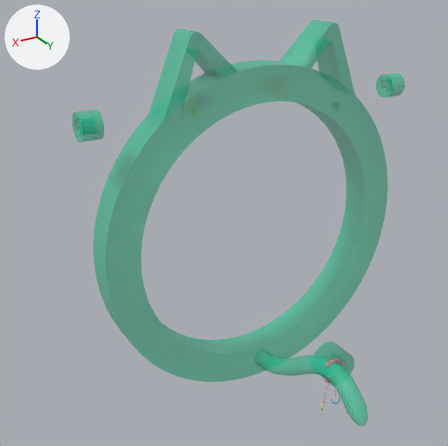
The FBX model oO-nyan/models/oO-nyan.fbx as it was, and as the next commit left it.
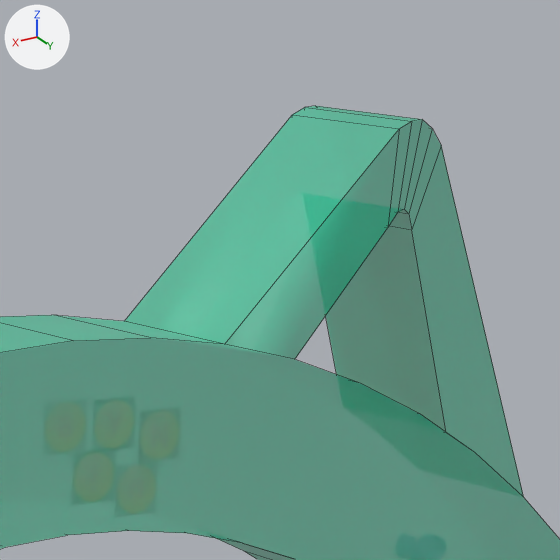
The first picture shows the older version from a 50 mm camera at (1.075, 1.584, 1.625) aimed at (0.153, 0.048, 0.856). The close-ups show both versions on the part from 57% to 81% of the width and 0% to 24% of the height of that picture; other places that the commit changed are outside them. The lights are fixed; the arrows at upper left show +X, +Y and +Z. The close-ups show mesh edges as thin lines. Where no turn or scale is listed for an object, it has been applied to the vertices.

The older version as bpy lines, for what is in view:
```python
mat_oo_hands_mat = bpy.data.materials.new('oo_hands_mat')
mat_oo_hands_mat.use_nodes = True; mat_oo_hands_mat.node_tree.nodes.clear()
_N = mat_oo_hands_mat.node_tree.nodes; _L = mat_oo_hands_mat.node_tree.links
n0 = _N.new('ShaderNodeBsdfPrincipled'); n0.name = 'Principled BSDF'
n1 = _N.new('ShaderNodeOutputMaterial'); n1.name = 'Material Output'
n2 = _N.new('ShaderNodeTexImage'); n2.name = 'Image Texture'
n2.image = img_oo_nyan_uv_png
n3 = _N.new('ShaderNodeTexImage'); n3.name = 'Image Texture.001'
n3.image = img_oo_nyan_uv_png
_L.new(n2.outputs[0], n0.inputs[0])  # 'Color' to 'Base Color'
_L.new(n3.outputs[0], n0.inputs[4])  # 'Color' to 'Alpha'
_L.new(n0.outputs[0], n1.inputs[0])  # 'BSDF' to 'Surface'
me_oo_cylinder_body = bpy.data.meshes.new('oo_cylinder_body')
me_oo_cylinder_body.from_pydata(...)  # 1139 vertices, 706 faces; spans x -0.726..0.726, y -0.161..0.581, z -0.006..1.438
me_oo_cylinder_body.materials.append(mat_oo_hands_mat)
ob_oo_cylinder_body = bpy.data.objects.new('oo_cylinder_body', me_oo_cylinder_body)
ob_oo_cylinder_body.location = (0.0, 0.0, 0.0)
```
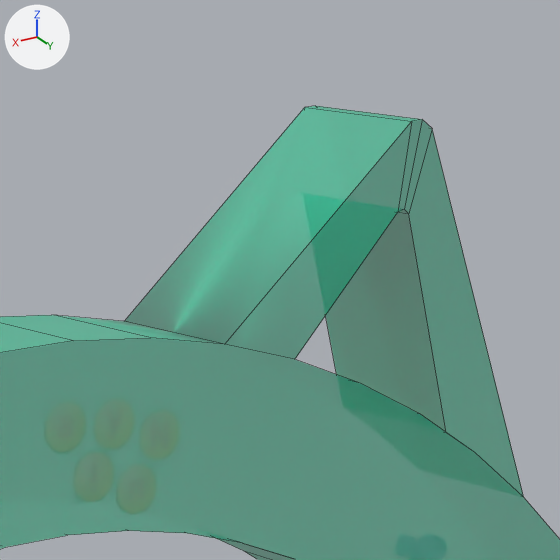
Changed parts and their boxes (x1, y1, x2, y2) in the close-ups (560 x 560 px):
```json
{"object": "oo_cylinder_body", "change": "surface changed, reshaped", "before": [0, 106, 560, 560], "after": [0, 106, 560, 560]}
{"part": 1, "of": "me_oo_cylinder_body", "change": "deleted", "before": [125, 107, 524, 497], "on screen": "green"}
{"part": 2, "of": "me_oo_cylinder_body", "change": "surface changed", "before": [74, 119, 432, 517], "after": [74, 119, 432, 517]}
```

Scene script edits in JSON lines:
```json
{"op": "add", "block": "img_oo_nyan_tex_png", "code": ["img_oo_nyan_tex_png = load_image('oO-nyan-tex.png', '../textures/oO-nyan-tex.png', 128, 128, 'Non-Color')"]}
{"block": "mat_oo_hands_mat", "where": "n2 = _N.new('ShaderNodeTexImage'); n2.name = 'Image Texture'"}
{"op": "set", "path": "n2.image", "old": "img_oo_nyan_uv_png", "new": "img_oo_nyan_tex_png"}
{"block": "mat_oo_hands_mat", "where": "n3 = _N.new('ShaderNodeTexImage'); n3.name = 'Image Texture.001'"}
{"op": "set", "path": "n3.image", "old": "img_oo_nyan_uv_png", "new": "img_oo_nyan_tex_png"}
{"block": "me_oo_cylinder_body", "where": "# used by ob_oo_cylinder_body; location = (0.0, 0.0, 0.0)"}
{"op": "remove", "block": "me_oo_cylinder_body", "code": "me_oo_cylinder_body.from_pydata(...)  # 1139 vertices, 706 faces; spans x -0.726..0.726, y -0.161..0.581, z -0.006..1.438"}
{"op": "add", "block": "me_oo_cylinder_body", "code": "me_oo_cylinder_body.from_pydata(...)  # 917 vertices, 608 faces; spans x -0.726..0.726, y -0.161..0.579, z -0.006..1.438"}
{"block": "me_oo_cylinder_body", "change": "me_oo_cylinder_body part 1: 8 vertices removed from x -0.261..-0.224, y -0.05..0.05, z 1.375..1.433"}
{"block": "me_oo_cylinder_body", "change": "me_oo_cylinder_body part 2: 406 kept faces spanning x -0.726..0.726, y -0.161..0.579, z -0.006..1.438 get new texture (UV) coordinates"}
```
